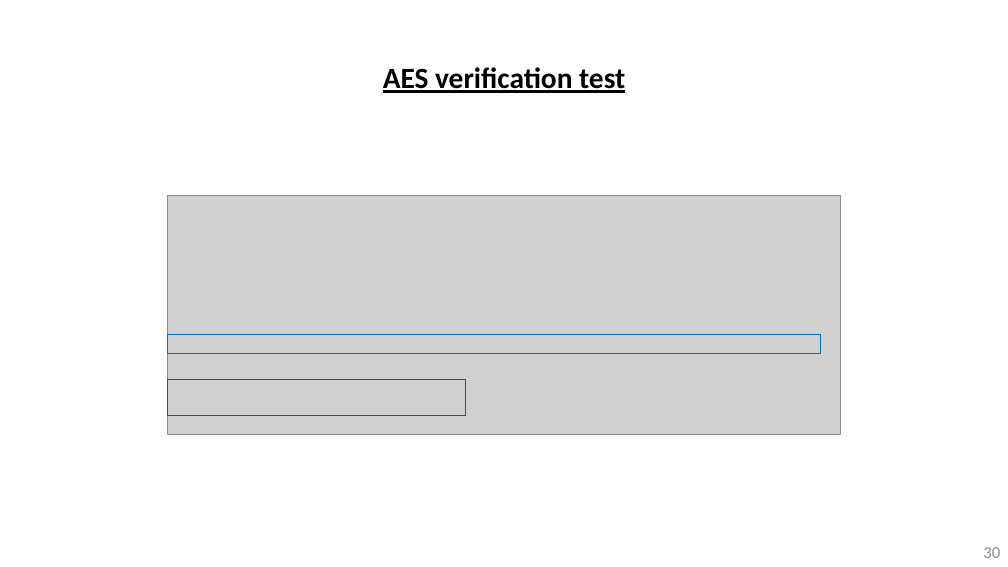
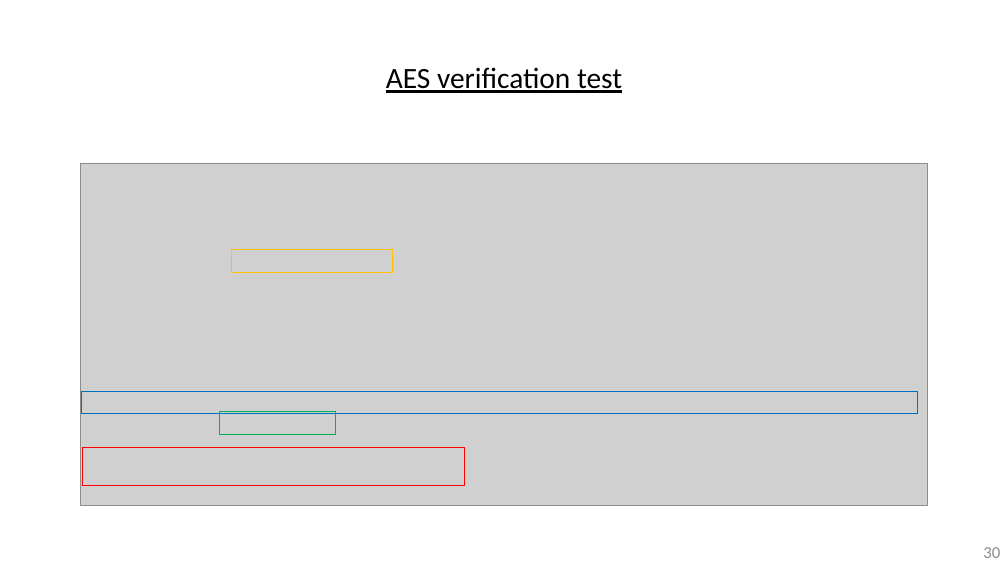
Before and after one commit to DavidDanD/PULPenix_AES, a slide deck: slide 30 of David and Dolev - Final Presentation2.pptx. Drawn at 1008x567 pixels with LibreOffice and Linux fonts; fonts in the diff are those of the drawing; grey boxes stand for pictures; background and template pictures are left out. Boxes give left, top, right and bottom in pixels: in the first picture for what was removed or moved away, otherwise in the second. Text is boxed around its words. In the diff, an @@ line names an element or a change of style, - is before the commit and + after.

```diff
--- a/David and Dolev - Final Presentation2.pptx
+++ b/David and Dolev - Final Presentation2.pptx
@@ text "AES verification test" at [386,67,622,93]: bold off @@
@@ picture: place and size @@
-picture at [167,195,841,435]
+picture at [80,163,927,505]
@@ rectangle added at [231,250,392,272], outline #FFC000 1 pt @@
@@ rectangle: place and size @@
-rectangle at [167,334,820,354]
+rectangle at [82,391,917,414]
@@ rectangle added at [219,412,336,435], outline #00B050 1 pt @@
@@ rectangle: place and size @@
-rectangle at [167,380,466,416]
+rectangle at [82,448,465,485]
```
Also in this commit, not shown: 5 other slides changed, 3 slides added, 1 slide removed, 9 other files.
